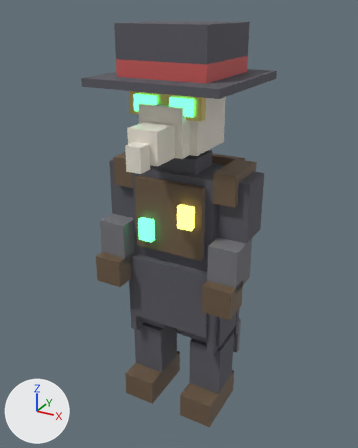
The glTF model assets/meshes/characters/voxel_plague_doctor_56px_rig.glb: old version first, new version second.
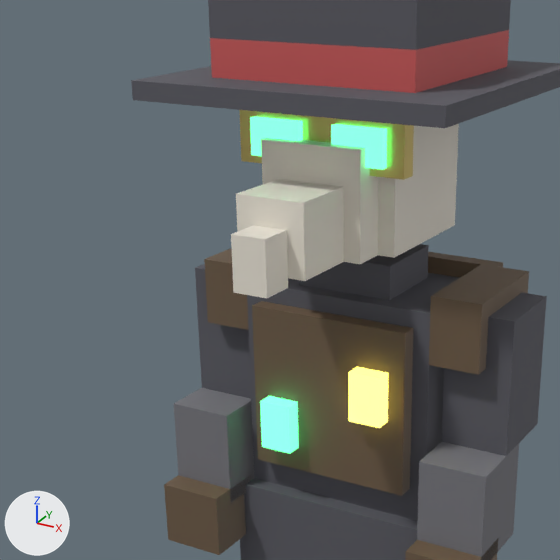
Each version appears first whole from a camera (50 mm lens) standing at (0.953, -1.758, 1.806) and looking at (-0.01, -0.009, 0.931), and next in a close-up on the part from 7% to 75% of the width and 9% to 65% of the height. Every picture has the same lights, and +X, +Y and +Z are marked at lower left. The last two pictures show the newer version.

Objects in the first close-up: 'bandolier_strap', 'beak_step_1', 'beak_step_2', 'coat_skirt_front', 'forearm_left', 'forearm_right', 'goggles_lens_left', 'goggles_lens_right', 'hat_band', 'hat_brim', 'hat_crown', 'head_core', 'reagent_bottle_green', 'reagent_bottle_yellow', 'shoulder_cape_right', 'torso_core' and 13 more.
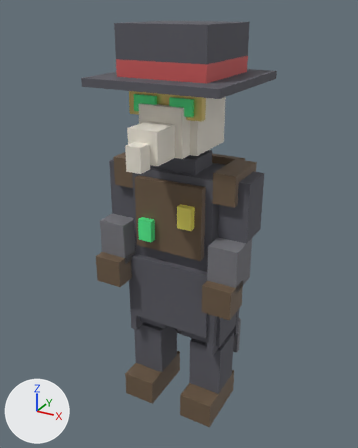
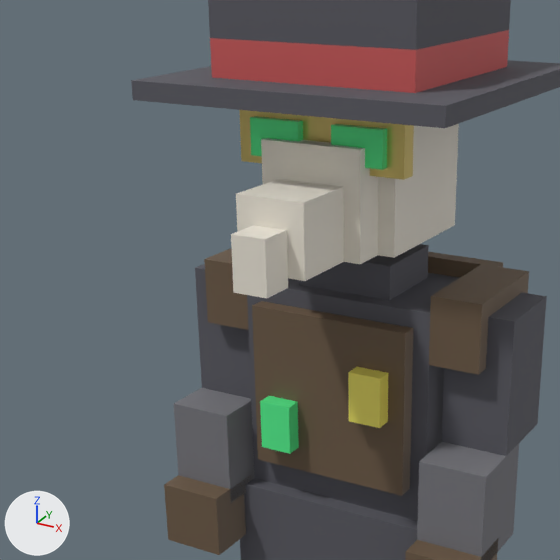
Where the change shows, as pixel boxes [x1, y1, x2, y2] in the close-ups (560 x 560 px):
'reagent_bottle_yellow', recoloured, surface changed (darker)
    both: [348, 367, 388, 428]
'reagent_bottle_green', recoloured, surface changed (darker)
    both: [260, 396, 299, 454]
'goggles_lens_right', recoloured, surface changed (darker)
    both: [331, 124, 387, 170]
'goggles_lens_left', recoloured, surface changed (darker)
    both: [250, 116, 303, 156]

Patch to the scene script:
```diff
--- a/assets/meshes/characters/voxel_plague_doctor_56px_rig.glb.py
+++ b/assets/meshes/characters/voxel_plague_doctor_56px_rig.glb.py
@@ mat_reagent_green @@
 mat_reagent_green.roughness = 0.1
-mat_reagent_green.emission_color = (0.105, 1.0, 0.316)  # green #5bff98
-mat_reagent_green.emission_strength = 2.375
@@ mat_reagent_yellow @@
 mat_reagent_yellow.roughness = 0.1
-mat_reagent_yellow.emission_color = (1.0, 0.895, 0.158)  # yellow #fff36f
-mat_reagent_yellow.emission_strength = 2.375
```
